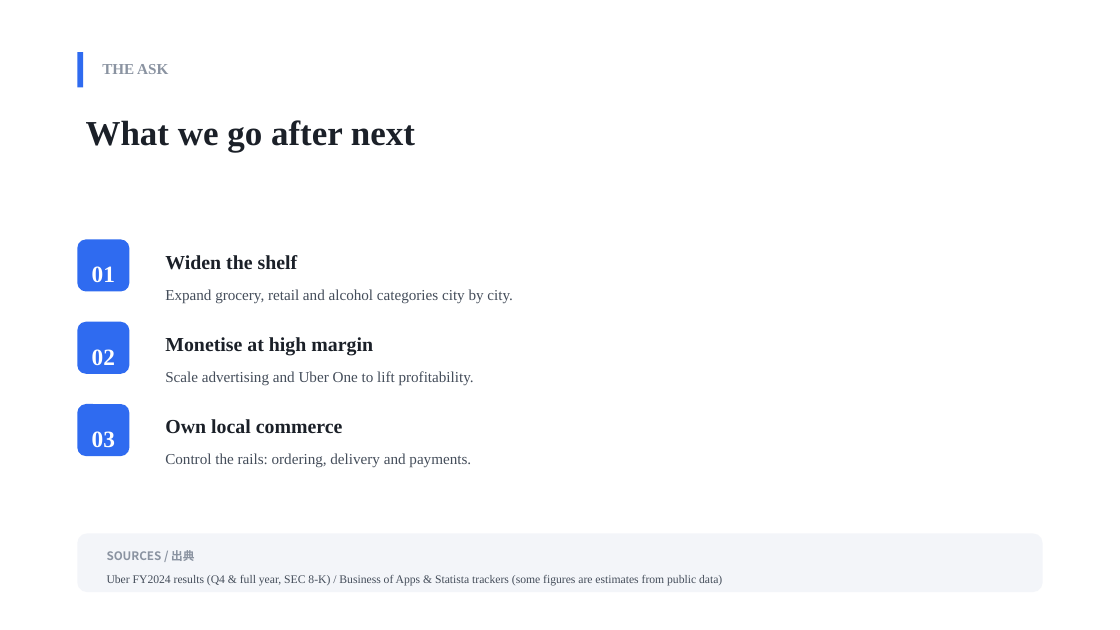
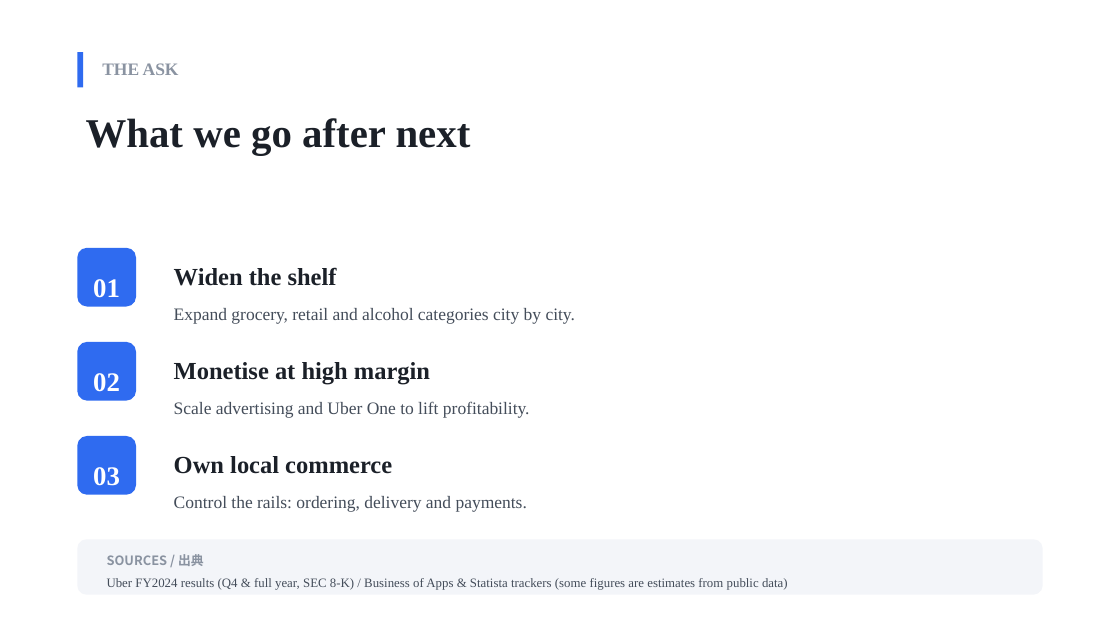
Before and after one commit to Kokidesu/Koki, a slide deck: slide 7 of projects/presentation-god/out/ubereats_modern_en.pptx. Drawn at 1120x630 pixels with LibreOffice and Linux fonts; fonts in the diff are those of the drawing. Boxes give left, top, right and bottom in pixels: in the first picture for what was removed or moved away, otherwise in the second. Text is boxed around its words. In the diff, an @@ line names an element or a change of style, - is before the commit and + after.

```diff
--- a/projects/presentation-god/out/ubereats_modern_en.pptx
+++ b/projects/presentation-god/out/ubereats_modern_en.pptx
@@ text "What we go after next" at (86, 118, 471, 156): size 30 to 35 pt; line spacing 1.1 to 1.08 @@
@@ text "01": place and size @@
-text "01" at (92, 266, 115, 282)
+text "01" at (93, 279, 120, 298)
@@ rounded rectangle: place and size @@
-rounded rectangle at (77, 239, 129, 292)
+rounded rectangle at (77, 248, 136, 307)
@@ text "Widen the shelf": place and size @@
-text "Widen the shelf" at (165, 255, 298, 270)
+text "Widen the shelf" at (174, 267, 337, 286)
@@ text "Expand grocery, retail and alcohol ...": place and size @@
-text "Expand grocery, retail and alcohol ..." at (165, 289, 513, 304)
+text "Expand grocery, retail and alcohol ..." at (174, 308, 575, 324)
@@ text "02": place and size @@
-text "02" at (92, 349, 115, 365)
+text "02" at (93, 373, 120, 392)
@@ rounded rectangle: place and size @@
-rounded rectangle at (77, 322, 129, 374)
+rounded rectangle at (77, 342, 136, 401)
@@ text "Monetise at high margin": place and size @@
-text "Monetise at high margin" at (165, 337, 373, 356)
+text "Monetise at high margin" at (174, 362, 430, 384)
@@ text "Scale advertising and Uber One ...": place and size @@
-text "Scale advertising and Uber One ..." at (165, 371, 474, 386)
+text "Scale advertising and Uber One ..." at (174, 401, 530, 418)
@@ size 20 to 23 pt in 3 elements at (93, 279, 120, 298), (93, 373, 120, 392), (93, 467, 120, 486) @@
@@ text "03": place and size @@
-text "03" at (92, 431, 115, 448)
+text "03" at (93, 467, 120, 486)
@@ rounded rectangle: place and size @@
-rounded rectangle at (77, 404, 129, 456)
+rounded rectangle at (77, 436, 136, 495)
@@ size 17 to 21 pt in 3 elements at (174, 267, 337, 286), (174, 362, 430, 384), (174, 456, 392, 474) @@
@@ text "Own local commerce": place and size @@
-text "Own local commerce" at (165, 419, 343, 434)
+text "Own local commerce" at (174, 456, 392, 474)
@@ size 13 to 15 pt in 4 elements at (102, 63, 179, 75), (174, 308, 575, 324), (174, 401, 530, 418), (174, 496, 527, 512) @@
@@ text "Control the rails: ordering, delivery ...": place and size @@
-text "Control the rails: ordering, delivery ..." at (165, 453, 471, 468)
+text "Control the rails: ordering, delivery ..." at (174, 496, 527, 512)
@@ rounded rectangle: place and size @@
-rounded rectangle at (77, 534, 1043, 592)
+rounded rectangle at (77, 539, 1043, 595)
@@ text "SOURCES / 出典" at (107, 554, 204, 566): size 10 to 11 pt @@
@@ text "Uber FY2024 results (Q4 & ..." at (107, 578, 788, 590): size 10 to 11 pt @@
```
Also in this commit, not shown: 6 other slides changed, 21 other files.
